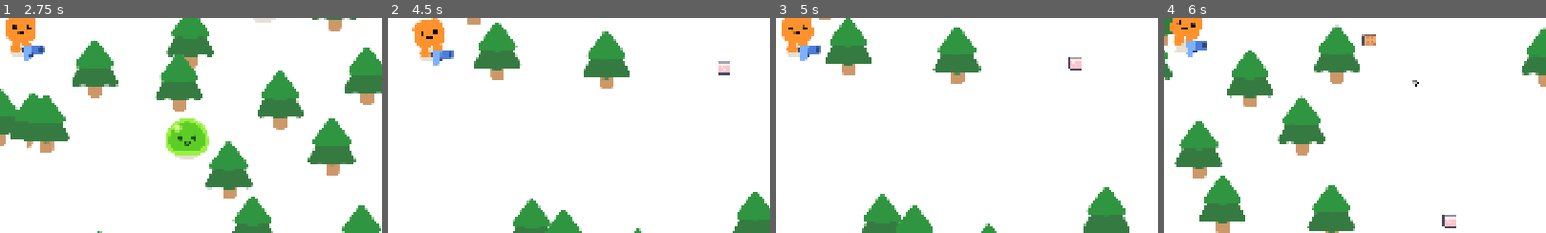
Above: before the commit, frames 1-4 (left to right).
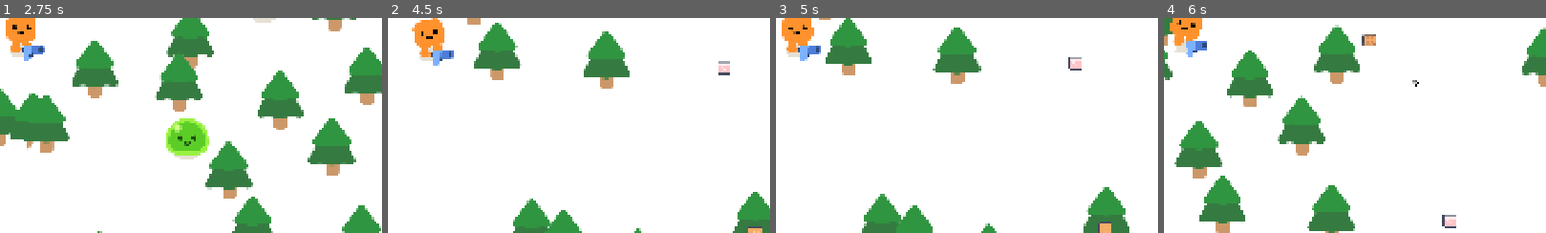
Above: after the commit, the same moments.

Repository: Arjun-Rao-Dev/HappyBoo
Game: Godot game, scene res://ui/username_prompt.tscn
Two runs of this game, one before a commit and one after it. Both use one fixed random seed, a clock stepped at 60 frames per second and the inputs below.
Inputs (mouse positions are % of the whole screen's width and height, from its top left):
- Up to frame 1 (2.75 s): click (50, 49) at 0.52 s; type "Alex" at 0.6 s; click "Continue" at 1.25 s; click "New Run" at 2 s
- Up to frame 2 (4.5 s): tap Enter at 2.75 s; move the mouse to (72, 45) at 2.77 s; hold D (move_right) 2.78-3.53 s; tap Z (throw_bomb) at 2.85, 3.6, 4.35 s; move the mouse to (30, 55) at 3.52 s; hold S (move_down) 3.53-4.28 s; move the mouse to (60, 28) at 4.27 s; hold D (move_right) from 4.28 s (still down)
- Up to frame 3 (5 s): keep holding D (move_right)
- Up to frame 4 (6 s): move the mouse to (45, 70) at 5.02 s; release D (move_right) at 5.03 s; hold W (move_up) 5.03-5.78 s; tap Z (throw_bomb) at 5.1, 5.85 s; move the mouse to (80, 65) at 5.77 s; hold A (move_left) from 5.78 s (still down)
The pictures show only the part of the screen within x 47-97%, y 50-100%; the shares and areas given below are measured in that part.

Frame 1 is identical in both runs. In frame 2, 0.1% of the frame differs, in the area x 94-98%, y 96-100%; in frame 3, 0.2%, in the area x 84-88%, y 94-100%; in frame 4, less than 0.1%.

Commit message:
Fix web food visibility by preloading pickup textures

Diff:
--- a/food/food_pickup.gd
+++ b/food/food_pickup.gd
@@ -2,19 +2,19 @@
 
 @export var heal_amount: float = 20.0
 
-const FOOD_TEXTURE_PATHS := [
-	"res://food/tile_0000.png",
-	"res://food/tile_0005.png",
-	"res://food/tile_0010.png",
-	"res://food/tile_0015.png",
-	"res://food/tile_0020.png",
-	"res://food/tile_0025.png",
-	"res://food/tile_0030.png",
-	"res://food/tile_0035.png",
-	"res://food/tile_0040.png",
-	"res://food/tile_0045.png",
-	"res://food/tile_0050.png",
-	"res://food/tile_0055.png"
+const FOOD_TEXTURES: Array[Texture2D] = [
+	preload("res://food/tile_0000.png"),
+	preload("res://food/tile_0005.png"),
+	preload("res://food/tile_0010.png"),
+	preload("res://food/tile_0015.png"),
+	preload("res://food/tile_0020.png"),
+	preload("res://food/tile_0025.png"),
+	preload("res://food/tile_0030.png"),
+	preload("res://food/tile_0035.png"),
+	preload("res://food/tile_0040.png"),
+	preload("res://food/tile_0045.png"),
+	preload("res://food/tile_0050.png"),
+	preload("res://food/tile_0055.png")
 ]
 
 @onready var sprite: Sprite2D = $Sprite2D
@@ -22,8 +22,9 @@
 
 func _ready() -> void:
 	body_entered.connect(_on_body_entered)
-	sprite.texture = _load_texture_from_file(FOOD_TEXTURE_PATHS.pick_random())
+	sprite.texture = FOOD_TEXTURES.pick_random()
 	sprite.scale = Vector2.ONE * randf_range(1.6, 2.1)
+	sprite.z_index = 5
 
 
 func _on_body_entered(body: Node) -> void:
@@ -32,11 +33,3 @@
 	if body.has_method("heal"):
 		body.heal(heal_amount)
 	queue_free()
-
-
-func _load_texture_from_file(path: String) -> Texture2D:
-	var image := Image.new()
-	var err := image.load(path)
-	if err != OK:
-		return null
-	return ImageTexture.create_from_image(image)
